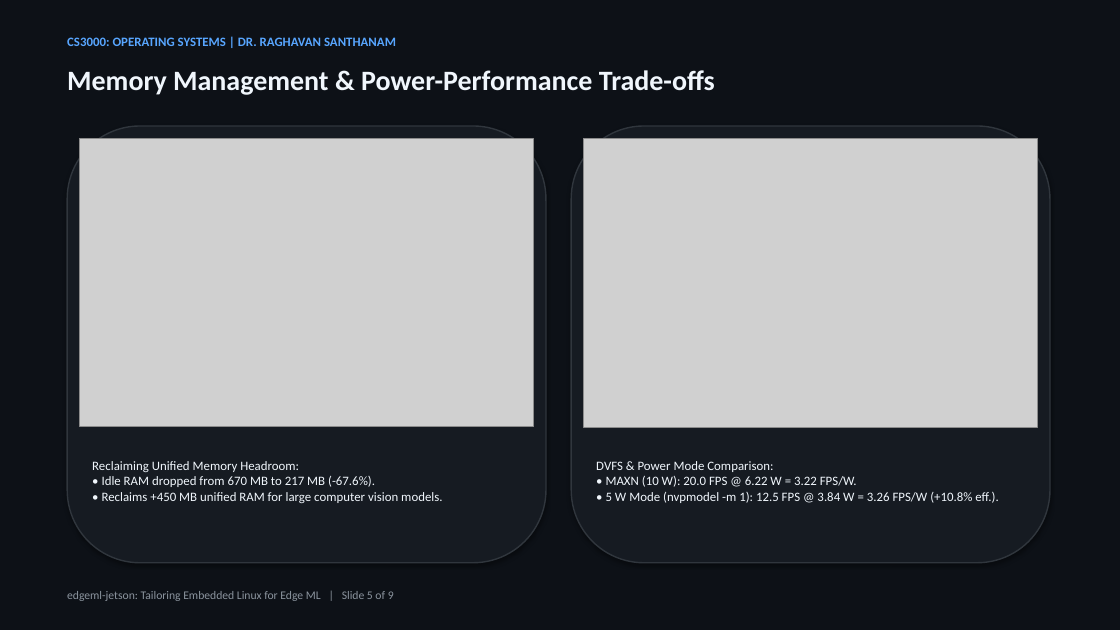
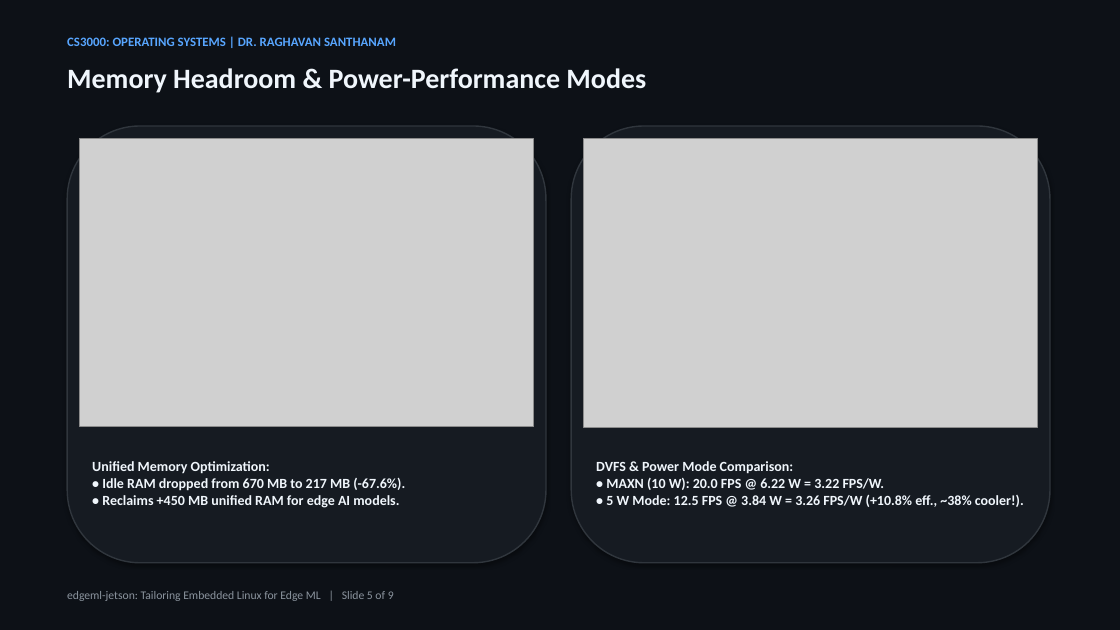
Before and after one commit to pengeon1/edgeml-jetson, a slide deck: slide 5 of presentation/cs3000-edgeml-presentation.pptx. Drawn at 1120x630 pixels with LibreOffice and Linux fonts; fonts in the diff are those of the drawing; grey boxes stand for pictures. Boxes give left, top, right and bottom in pixels: in the first picture for what was removed or moved away, otherwise in the second. Text is boxed around its words. In the diff, an @@ line names an element or a change of style, - is before the commit and + after.

```diff
--- a/presentation/cs3000-edgeml-presentation.pptx
+++ b/presentation/cs3000-edgeml-presentation.pptx
@@ text at [67,68,646,93]: text changed @@
-Memory Management & Power-Performance Trade-offs
+Memory Headroom & Power-Performance Modes
@@ text at [92,461,405,508]: text changed; size 11 to 12 pt; bold on @@
-Reclaiming Unified Memory Headroom:
-• Idle RAM dropped from 670 MB to 217 MB (-67.6%).
-• Reclaims +450 MB unified RAM for large computer vision models.
+Unified Memory Optimization:
+• Idle RAM dropped from 670 MB to 217 MB (-67.6%).
+• Reclaims +450 MB unified RAM for edge AI models.
@@ text at [596,461,1024,507]: text changed; size 11 to 12 pt; bold on @@
-DVFS & Power Mode Comparison:
-• MAXN (10 W): 20.0 FPS @ 6.22 W = 3.22 FPS/W.
-• 5 W Mode (nvpmodel -m 1): 12.5 FPS @ 3.84 W = 3.26 FPS/W (+10.8% eff.).
+DVFS & Power Mode Comparison:
+• MAXN (10 W): 20.0 FPS @ 6.22 W = 3.22 FPS/W.
+• 5 W Mode: 12.5 FPS @ 3.84 W = 3.26 FPS/W (+10.8% eff., ~38% cooler!).
```
Also in this commit, not shown: 8 other slides changed, 4 other files.
